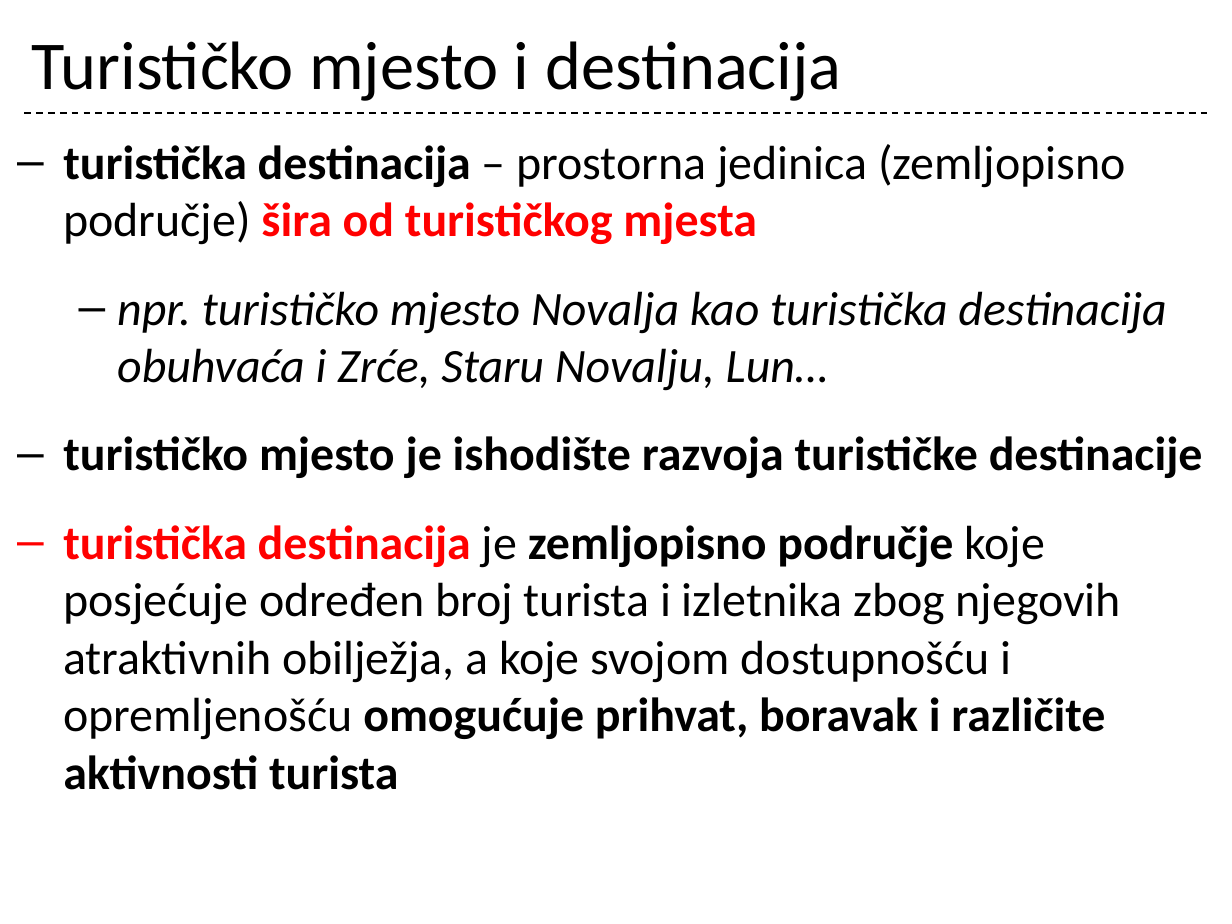
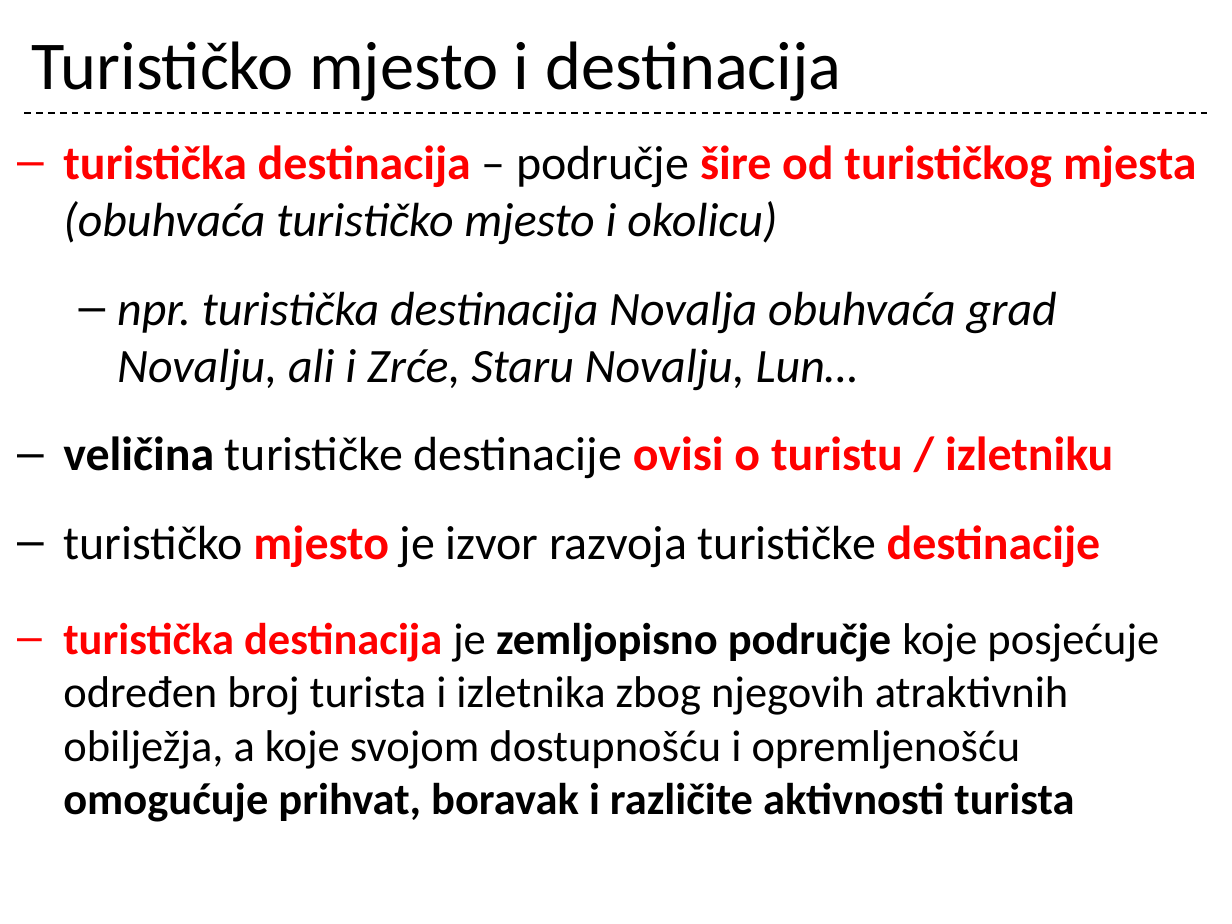
Before and after one commit to cornx/print, a slide deck: slide 36 of data/prezentacije/osnove_turizma/001_Turizam_uvod.pptx. Drawn at 1232x924 pixels with LibreOffice and Linux fonts; fonts in the diff are those of the drawing. Boxes give left, top, right and bottom in pixels: in the first picture for what was removed or moved away, otherwise in the second. Text is boxed around its words. In the diff, an @@ line names an element or a change of style, - is before the commit and + after.

```diff
--- a/data/prezentacije/osnove_turizma/001_Turizam_uvod.pptx
+++ b/data/prezentacije/osnove_turizma/001_Turizam_uvod.pptx
@@ text at (x1=63, y1=145, x2=1197, y2=568): text changed @@
-– turistička destinacija – prostorna jedinica (zemljopisno područje) šira od turističkog mjesta
-  – npr. turističko mjesto Novalja kao turistička destinacija obuhvaća i Zrće, Staru Novalju, Lun…
-– turističko mjesto je ishodište razvoja turističke destinacije
+– turistička destinacija – područje šire od turističkog mjesta (obuhvaća turističko mjesto i okolicu)
+  – npr. turistička destinacija Novalja obuhvaća grad Novalju, ali i Zrće, Staru Novalju, Lun…
+– veličina turističke destinacije ovisi o turistu / izletniku
+– turističko mjesto je izvor razvoja turističke destinacije
@@ text at (x1=63, y1=622, x2=1159, y2=822): size 28 to 26 pt in "turistička destinacija je zemljopisno područje koje posjećuj ..."; more space between paragraphs @@
```
Also in this commit, not shown: 5 other slides changed.
